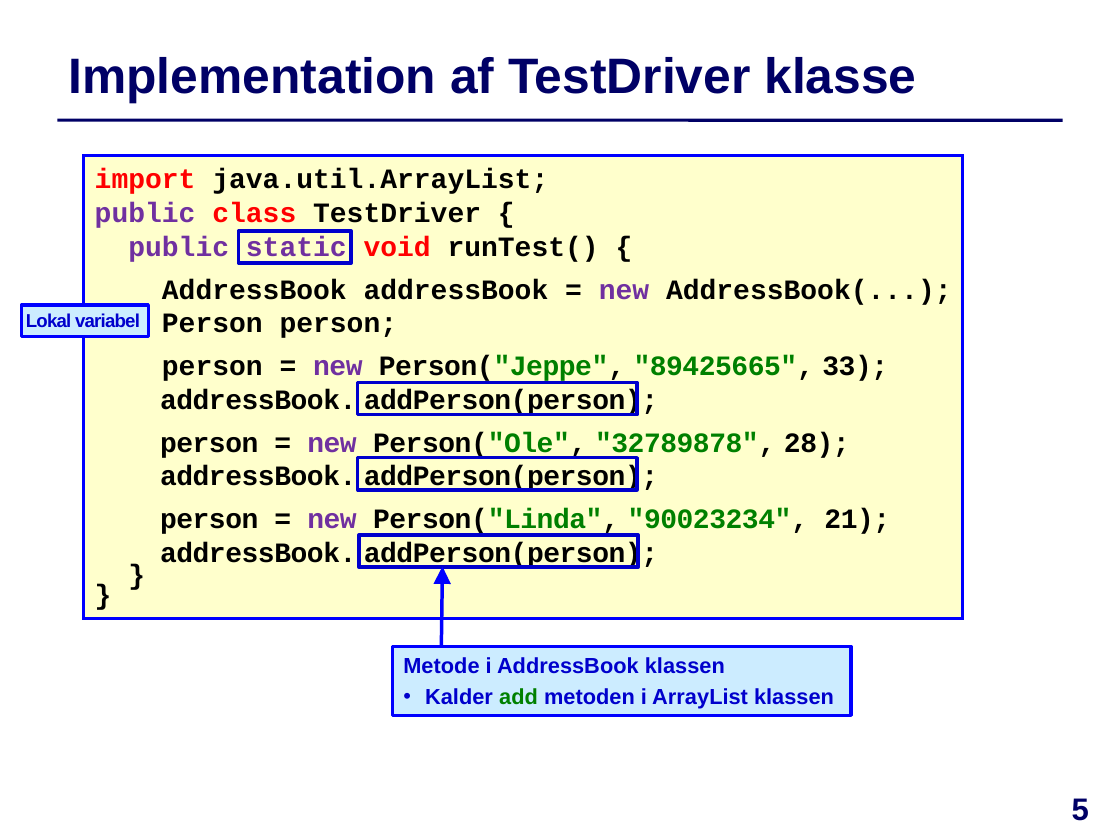
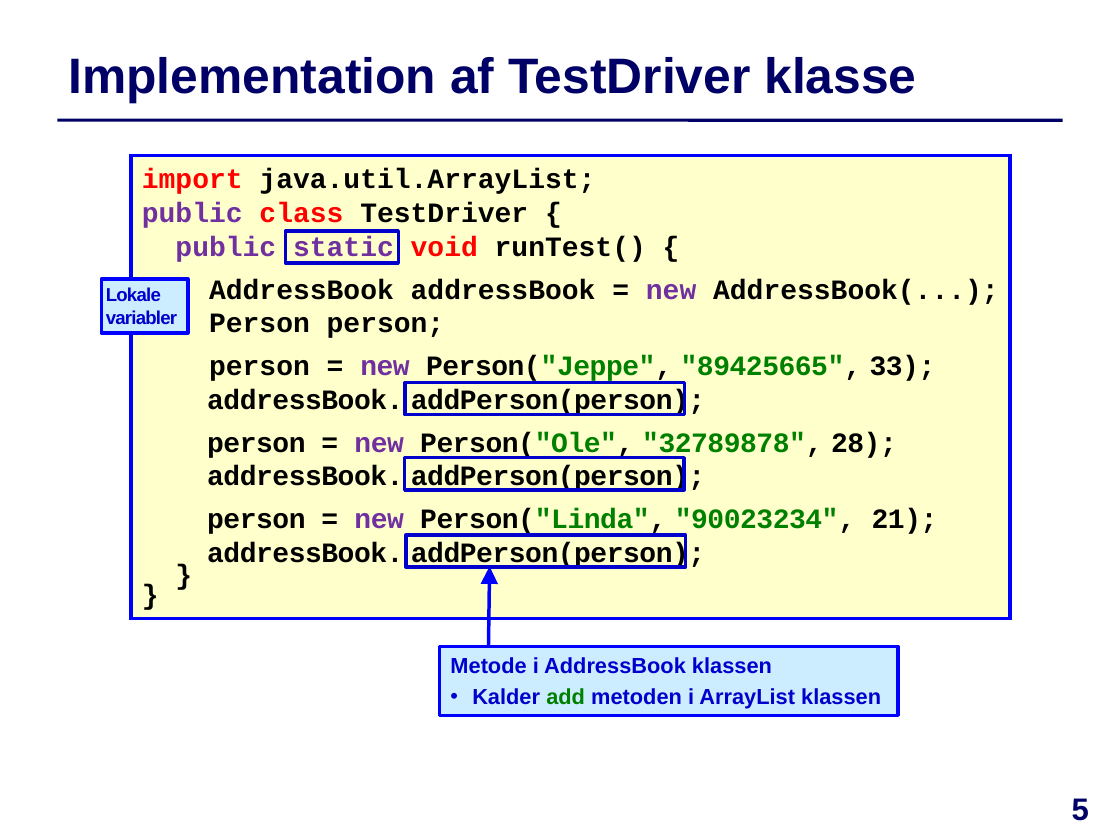
Before and after one commit to IntProgAU/Materiale, a slide deck: slide 5 of web/e21/uge_3a/Slides-Uge3-Mandag.pptx. Drawn at 1120x840 pixels with LibreOffice and Linux fonts; fonts in the diff are those of the drawing. Boxes give left, top, right and bottom in pixels: in the first picture for what was removed or moved away, otherwise in the second. Text is boxed around its words. In the diff, an @@ line names an element or a change of style, - is before the commit and + after.

```diff
--- a/web/e21/uge_3a/Slides-Uge3-Mandag.pptx
+++ b/web/e21/uge_3a/Slides-Uge3-Mandag.pptx
@@ rectangle "Lokale variabler": place and size @@
-rectangle "Lokale variabler" at [21,305,148,336]
+rectangle "Lokale variabler" at [102,279,188,333]
@@ text in rectangle at [106,287,177,324]: text changed @@
-Lokal variabel
+Lokale variabler
@@ rectangle: place and size @@
-rectangle at [357,383,637,416]
+rectangle at [405,383,685,416]
@@ 5 rectangles, 1 arrow: place and size @@
-5 rectangles, 1 arrow at [84,156,963,715]
+5 rectangles, 1 arrow at [131,156,1010,715]
```
Also in this commit, not shown: 5 other slides changed, 3 other files.
